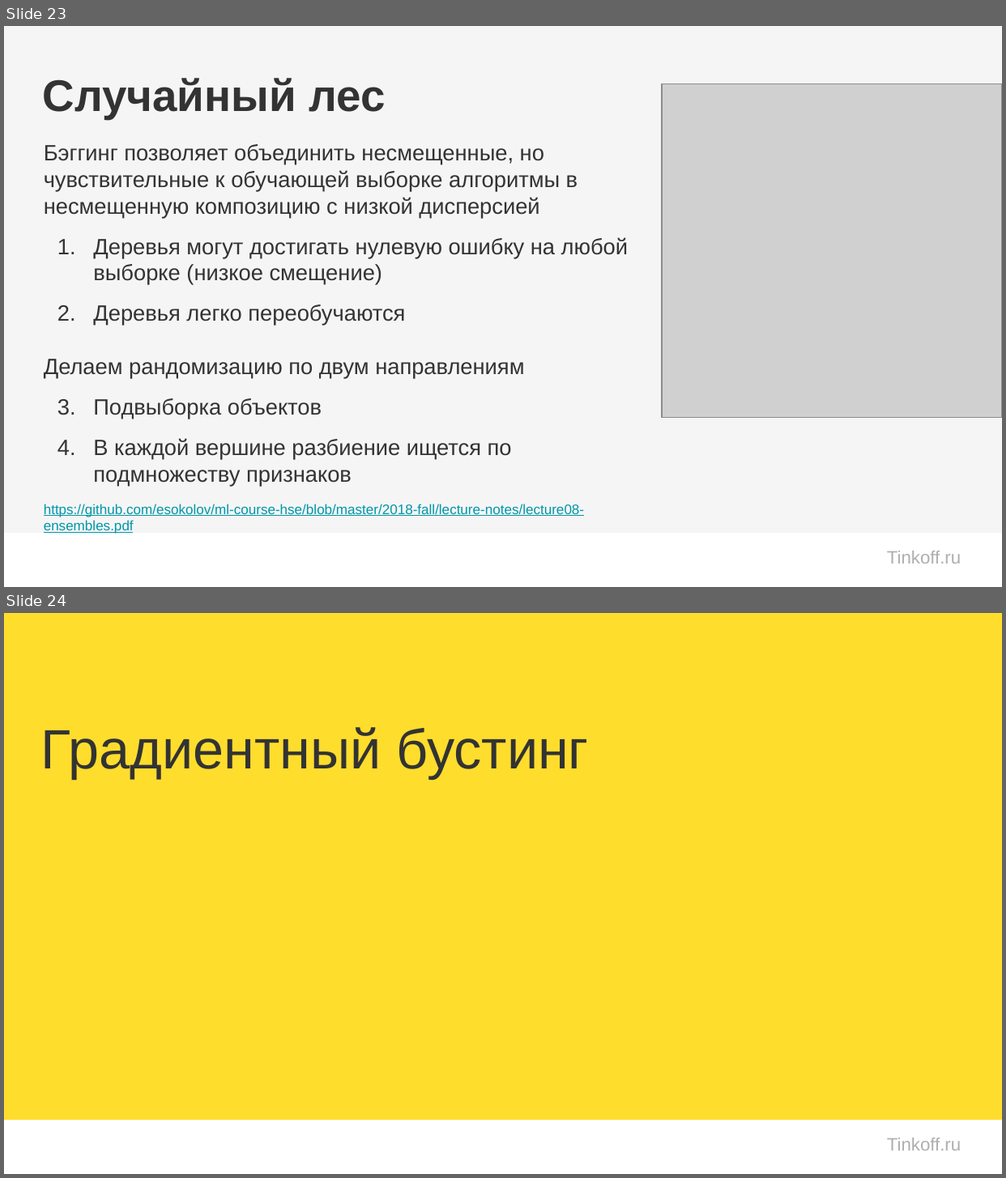
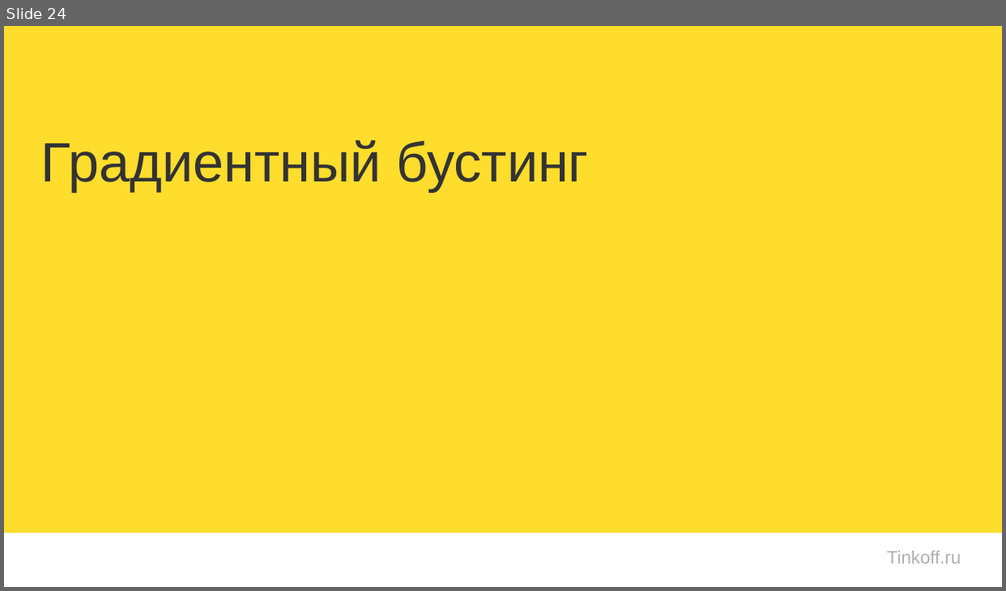
Before and after one commit to kryzhikov/Sample-ML-Repo, a slide deck: 10. Desicion trees + ensembles/media/trees_ensembles_boosting.pptx. Shown one above the other, each under a label of ours: slides 23 and 24 before the commit, slide 24 after it. The pictures are 1006x1178 and 1006x591 pixels, drawn with LibreOffice and Linux fonts; fonts in the diff are those of the drawing; grey boxes stand for pictures; background and template pictures are left out. Boxes give left, top, right and bottom in pixels: in the first picture for what was removed or moved away, otherwise in the second. Text is boxed around its words. In the diff, an @@ line names an element or a change of style, - is before the commit and + after.

Commit message:
Added trees & ensembles inclass, hw notebooks; updated presentation

```diff
--- a/10. Desicion trees + ensembles/media/trees_ensembles_boosting.pptx
+++ b/10. Desicion trees + ensembles/media/trees_ensembles_boosting.pptx
@@ slide 23 removed at [4, 26, 1002, 587], background #FFFFFF; not listed: 1 template element that a slide beside it also shows @@
@@ rectangle removed at [4, 26, 1002, 533] @@
@@ title removed at [42, 78, 385, 119] @@
-Случайный лес
@@ picture removed at [662, 84, 1002, 417] @@
@@ text removed at [44, 144, 628, 534] @@
-Бэггинг позволяет объединить несмещенные, но чувствительные к обучающей выборке алгоритмы в несмещенную композицию с низкой дисперсией
-1. Деревья могут достигать нулевую ошибку на любой выборке (низкое смещение)
-2. Деревья легко переобучаются
-Делаем рандомизацию по двум направлениям
-1. Подвыборка объектов
-2. В каждой вершине разбиение ищется по подмножеству признаков
-https://github.com/esokolov/ml-course-hse/blob/master/2018-fall/lecture-notes/lecture08-ensembles.pdf
```
Also in this commit, not shown: 1 slide changed, 2 slides added, 3 other files.
